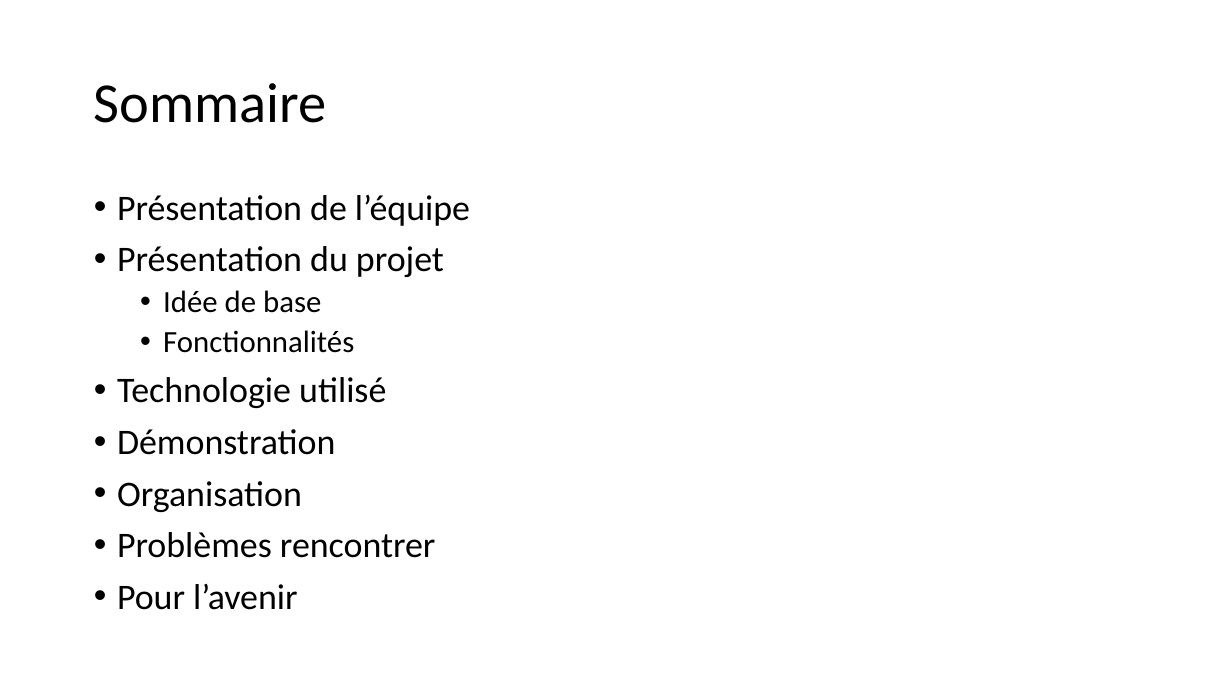
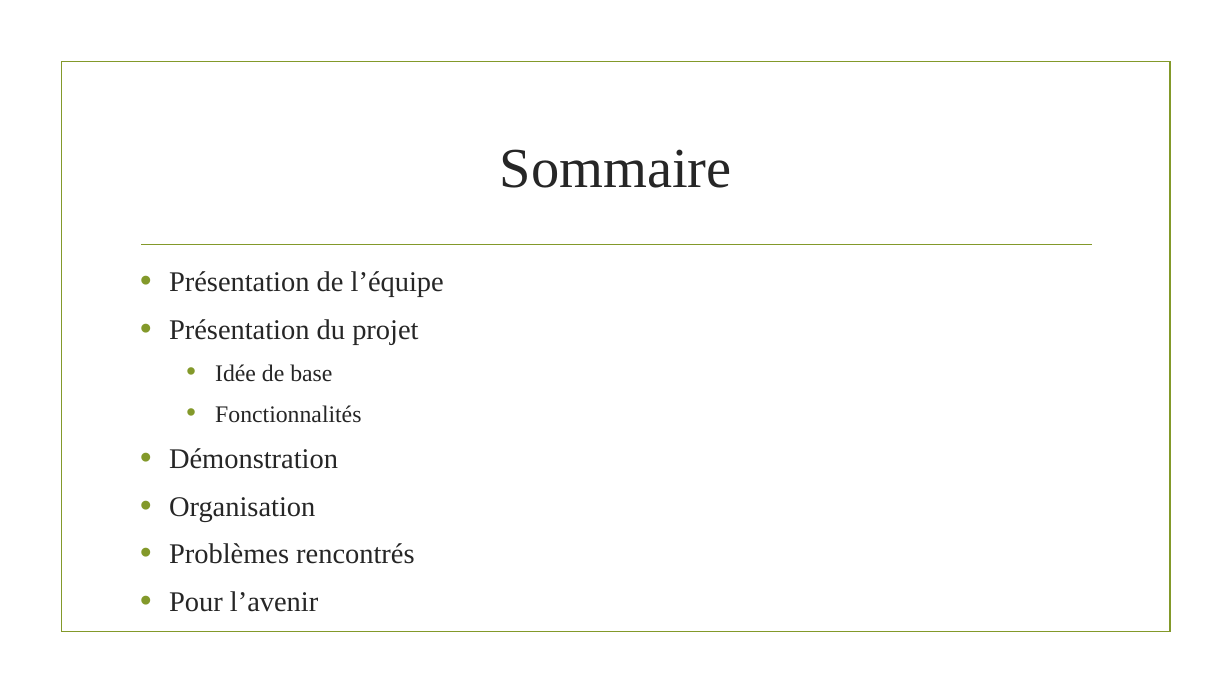
Before and after one commit to Pitoyable/Fond-de-Placard, a slide deck: slide 2 of docs/Fond de placard.pptx. Drawn at 1232x693 pixels with LibreOffice and Linux fonts; fonts in the diff are those of the drawing; background and template pictures are left out. Boxes give left, top, right and bottom in pixels: in the first picture for what was removed or moved away, otherwise in the second. Text is boxed around its words. In the diff, an @@ line names an element or a change of style, - is before the commit and + after.

```diff
--- a/docs/Fond de placard.pptx
+++ b/docs/Fond de placard.pptx
@@ rectangle added at <box>61,62,1170,632</box>, outline #83992A 1.25 pt @@
@@ title "Sommaire": place and size @@
-title "Sommaire" at <box>94,83,327,123</box>
+title "Sommaire" at <box>500,149,732,188</box>
@@ title "Sommaire" at <box>500,149,732,188</box>: font Calibri to Times New Roman, text colour #000000 to #262626; alignment left to centre; line spacing 0.9 to 1 @@
@@ text "Présentation de l’équipe": place and size @@
-text "Présentation de l’équipe" at <box>117,195,470,610</box>
+text "Présentation de l’équipe" at <box>169,271,444,612</box>
@@ line added from (141, 245) to (1092, 245), #83992A 1.25 pt @@
@@ text at <box>169,271,444,612</box>: size 28 to 22.2 pt in "Présentation de l’équipe", "Présentation du projet", "Démonstration", "Organisation" and 1 more places; font Calibri to Times New Roman, text colour #000000 to #262626 in "Présentation de l’équipe", "Présentation du projet", "Idée de base", "Fonctionnalités" and 3 more places; size 24 to 18.5 pt in "Idée de base", "Fonctionnalités"; indent changed; line spacing 0.9 to 1; more space between paragraphs @@
@@ text at <box>117,377,386,408</box>: paragraph removed @@
-• Technologie utilisé
@@ text at <box>169,543,414,564</box>: text changed; size 28 to 22.2 pt; font Calibri to Times New Roman; text colour #000000 to #262626 @@
-• Problèmes rencontrer
+• Problèmes rencontrés
```
Also in this commit, not shown: 1 other slide changed, 4 slides added, 2 slides removed, 9 other files.
